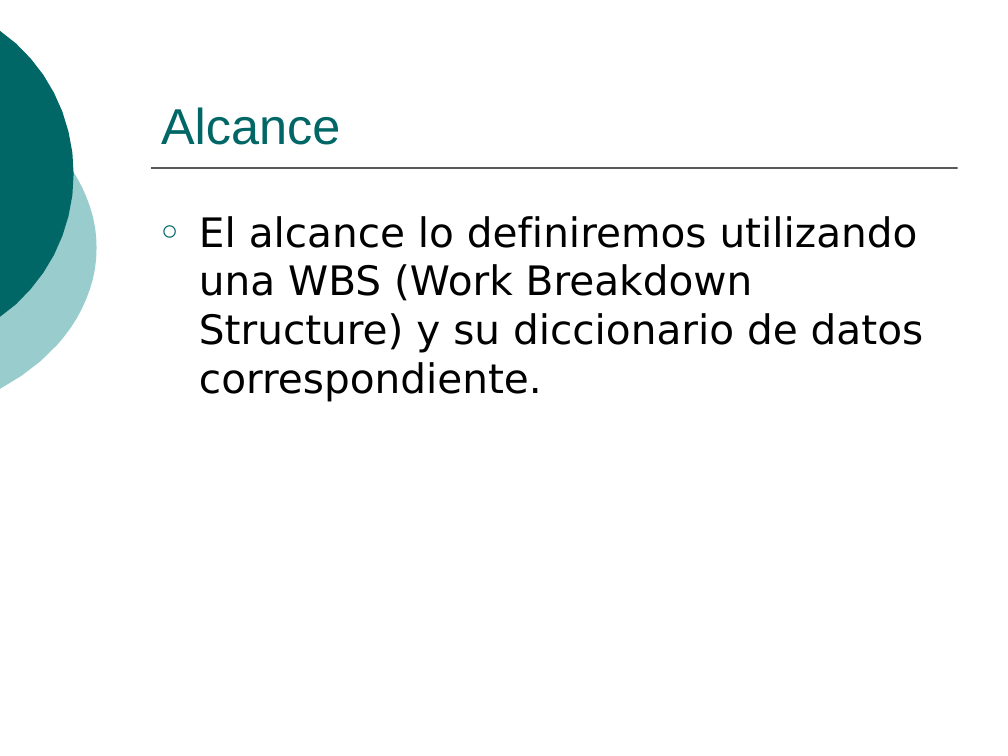
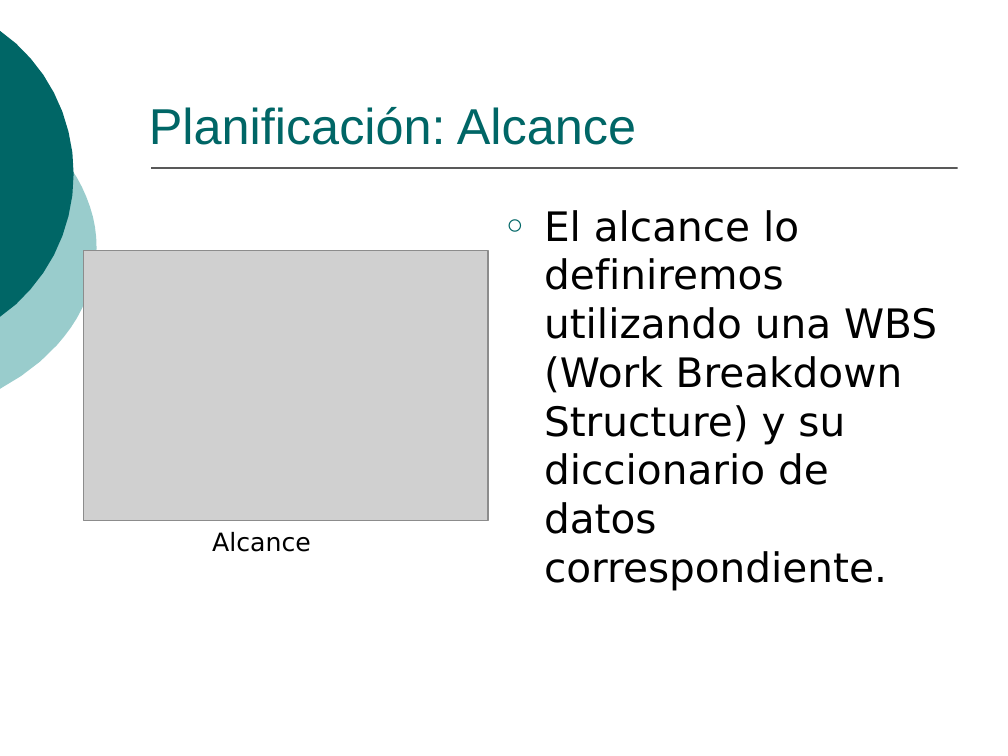
Before and after one commit to ingevy/taller-desarrollo-proyectos-ii-2do-2010, a slide deck: slide 8 of doc/presentaciones/Presentación inicial.ppt (slide 10 before the commit). Drawn at 1008x756 pixels with LibreOffice and Linux fonts; fonts in the diff are those of the drawing; grey boxes stand for pictures. Boxes give left, top, right and bottom in pixels: in the first picture for what was removed or moved away, otherwise in the second. Text is boxed around its words. In the diff, an @@ line names an element or a change of style, - is before the commit and + after.

```diff
--- a/doc/presentaciones/Presentación inicial.ppt
+++ b/doc/presentaciones/Presentación inicial.ppt
@@ title at (149, 107, 636, 145): text changed @@
-Alcance
+Planificación: Alcance
@@ text "El alcance lo definiremos utilizando ..." rewrapped from (199, 216, 923, 402) to (544, 210, 937, 591) @@
@@ picture added at (84, 251, 489, 521) @@
@@ text added at (212, 532, 311, 552), 18 pt, text #000000 @@
+Alcance
```
Also in this commit, not shown: 4 other slides changed, 14 slides added, 2 slides removed.
